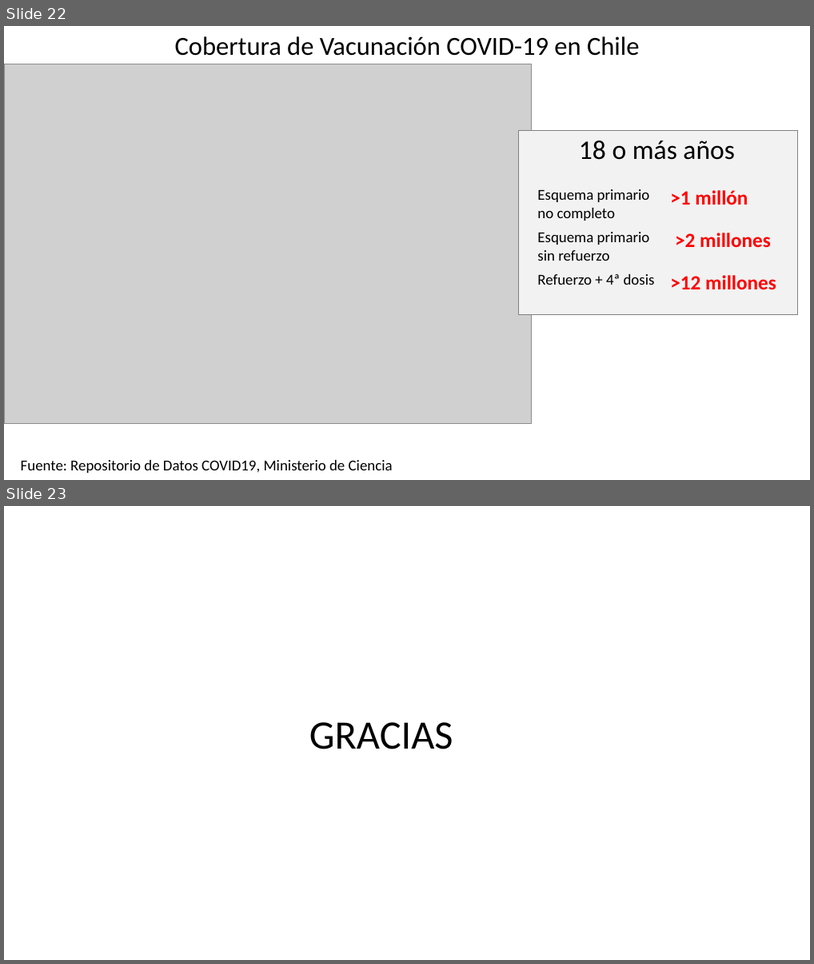
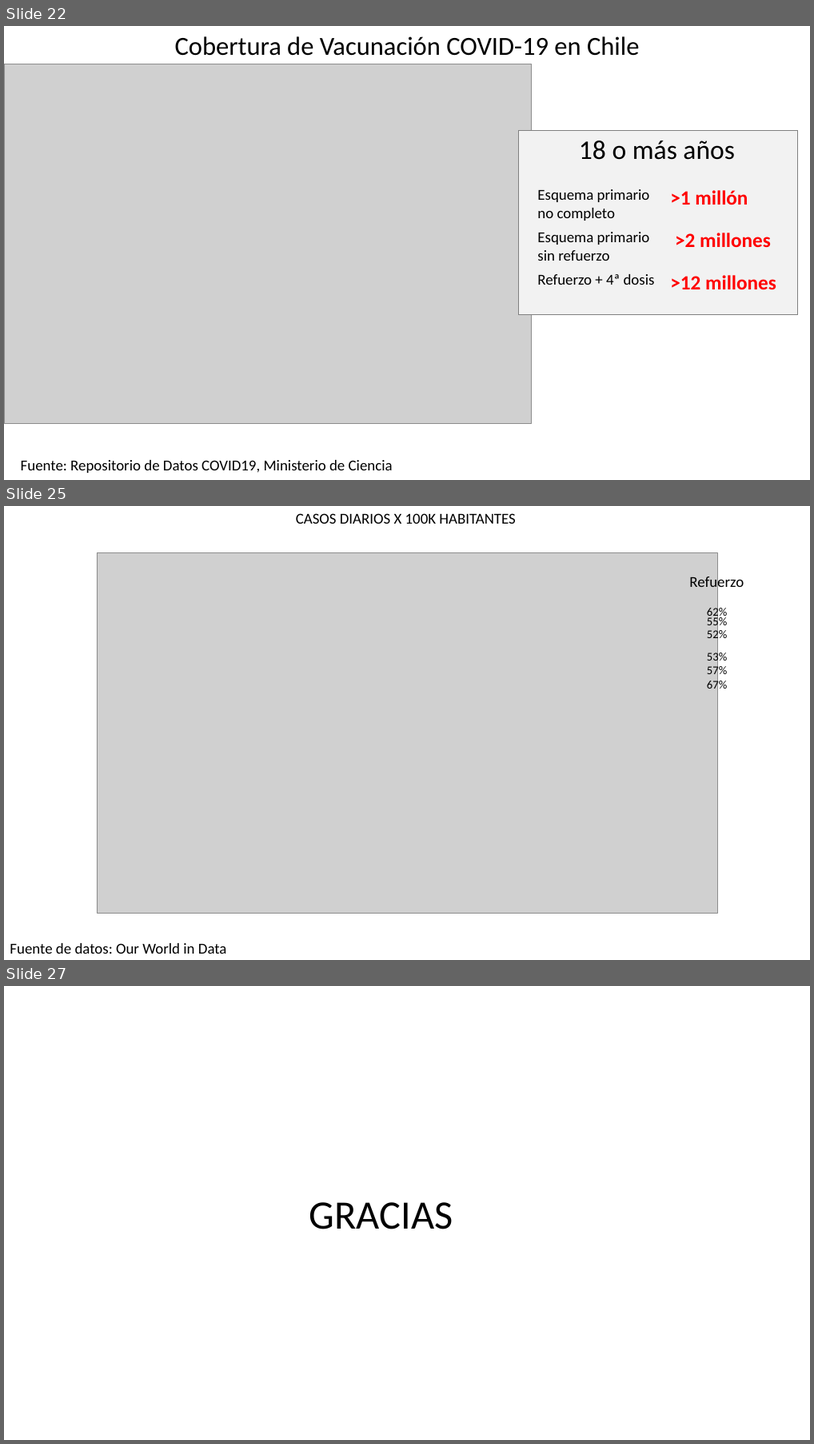
Before and after one commit to dataCovid19CL/capsulasSemanales, a slide deck: DATOS COVID Chile 2022 02 05.pptx. Shown one above the other, each under a label of ours: slides 22 and 23 before the commit, slides 22, 25 and 27 after it; the slides between them are not shown. The pictures are 814x964 and 814x1444 pixels, drawn with LibreOffice and Linux fonts; fonts in the diff are those of the drawing; grey boxes stand for pictures. Boxes give left, top, right and bottom in pixels: in the first picture for what was removed or moved away, otherwise in the second. Text is boxed around its words. In the diff, an @@ line names an element or a change of style, - is before the commit and + after.

```diff
--- a/DATOS COVID Chile 2022 02 05.pptx
+++ b/DATOS COVID Chile 2022 02 05.pptx
@@ slide 25 added at (x1=4, y1=506, x2=810, y2=960), background #FFFFFF @@
@@ text added at (x1=296, y1=513, x2=515, y2=524), 18 pt, text #000000 @@
+CASOS DIARIOS X 100K HABITANTES
@@ picture added at (x1=97, y1=553, x2=718, y2=912) @@
@@ text added at (x1=690, y1=575, x2=744, y2=592), 18 pt, text #000000 @@
+Refuerzo
@@ text added at (x1=707, y1=605, x2=727, y2=619), 14 pt, text #000000 @@
+62%
@@ text added at (x1=707, y1=616, x2=727, y2=629), 14 pt, text #000000 @@
+55%
@@ text added at (x1=707, y1=628, x2=727, y2=641), 14 pt, text #000000 @@
+52%
@@ text added at (x1=707, y1=651, x2=727, y2=664), 14 pt, text #000000 @@
+53%
@@ text added at (x1=707, y1=664, x2=727, y2=678), 14 pt, text #000000 @@
+57%
@@ text added at (x1=707, y1=678, x2=727, y2=692), 14 pt, text #000000 @@
+67%
@@ text added at (x1=10, y1=943, x2=227, y2=953), 18 pt, text #000000 @@
+Fuente de datos: Our World in Data
@@ what was slide 23 is now slide 27 @@
```
Also in this commit, not shown: 4 slides changed, 3 other slides added, 1 slide removed.
